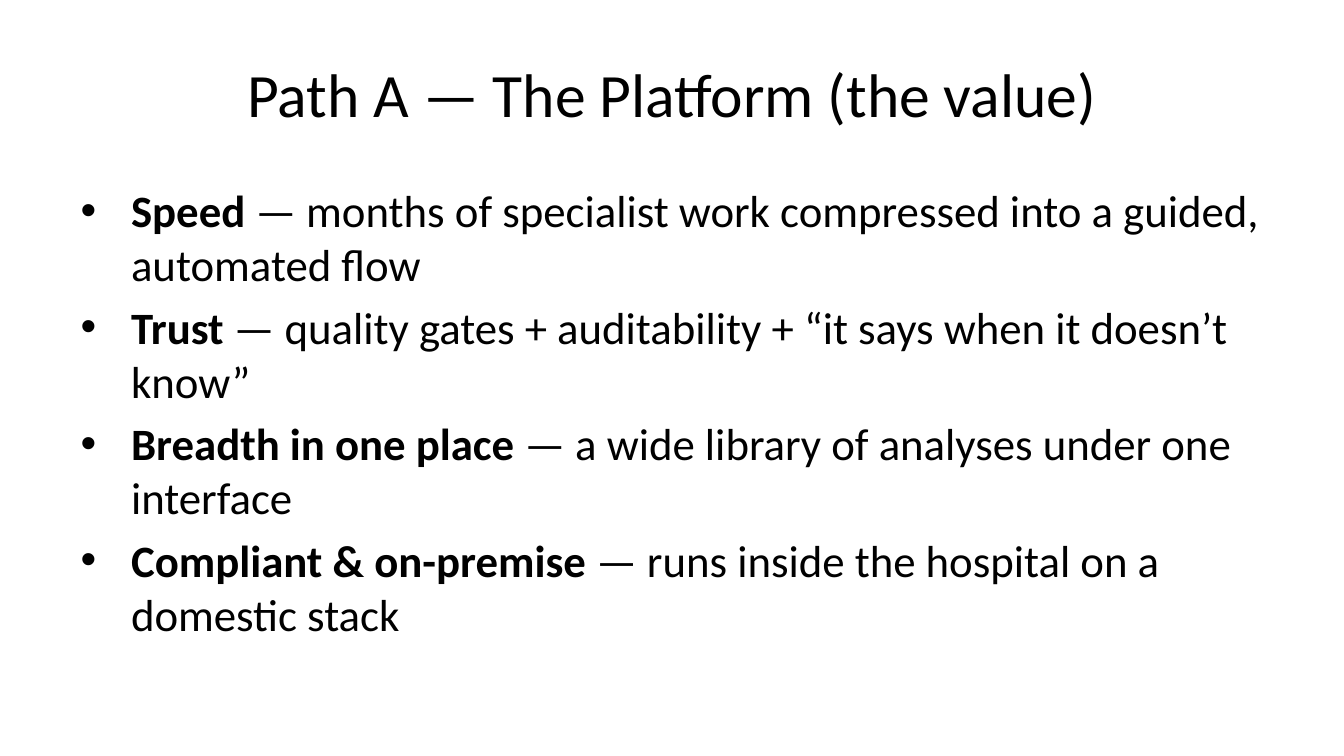
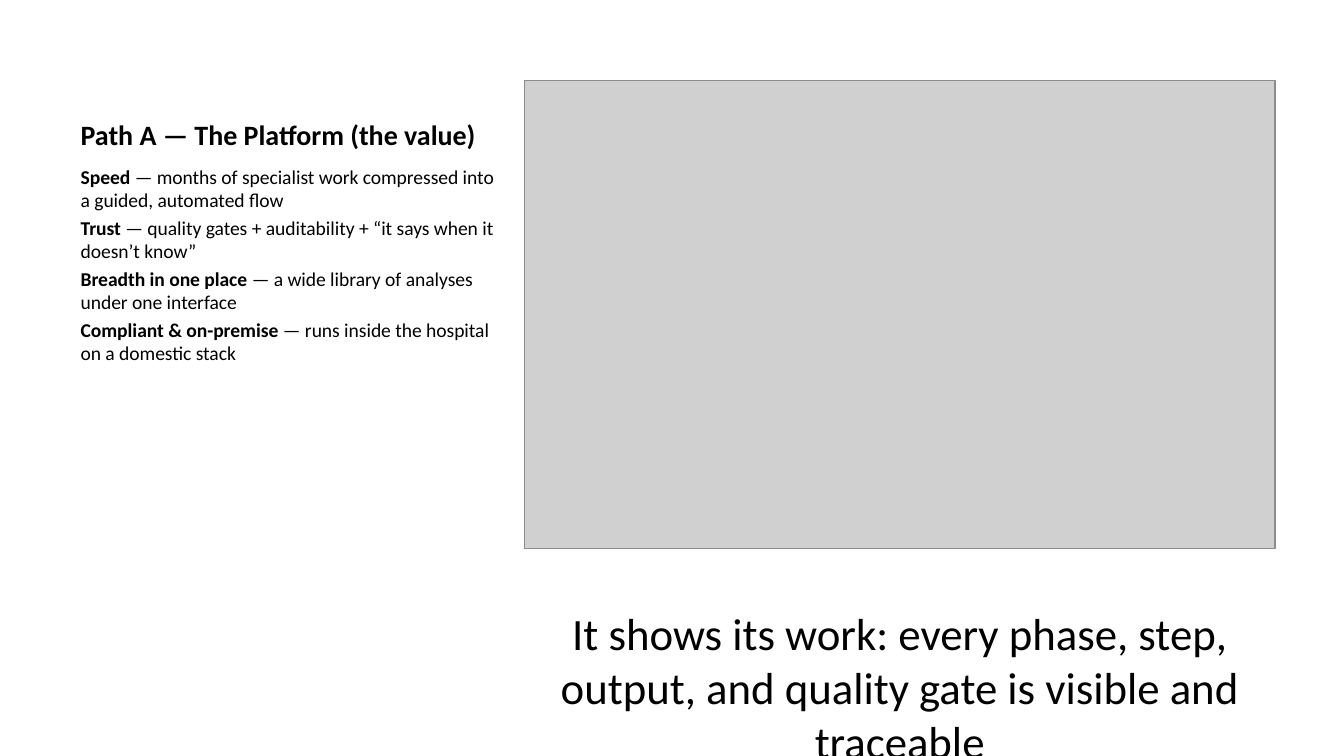
Before and after one commit to bioMate-AI/biomate-bioconductor-kb, a slide deck: slide 8 of docs/BioMate_China_Partnership_Deck_EN.pptx. Drawn at 1344x756 pixels with LibreOffice and Linux fonts; fonts in the diff are those of the drawing; grey boxes stand for pictures. Boxes give left, top, right and bottom in pixels: in the first picture for what was removed or moved away, otherwise in the second. Text is boxed around its words. In the diff, an @@ line names an element or a change of style, - is before the commit and + after.

```diff
--- a/docs/BioMate_China_Partnership_Deck_EN.pptx
+++ b/docs/BioMate_China_Partnership_Deck_EN.pptx
@@ title "Path A — The Platform ..." at [81,124,475,149]: size 33 to 15 pt, bold on; alignment centre to left; vertical alignment middle to bottom @@
@@ picture added at [524,81,1274,550] @@
@@ text "Speed — months of specialist ...": place and size @@
-text "Speed — months of specialist ..." at [131,195,1258,632]
+text "Speed — months of specialist ..." at [81,170,494,360]
@@ text "Speed — months of specialist ..." at [81,170,494,360]: size 24 to 10.5 pt; bullet • to none; less space between paragraphs @@
@@ text added at [561,619,1238,712], 24 pt, text #000000 @@
+It shows its work: every phase, step, output, and quality gate is visible and traceable
```
Also in this commit, not shown: 3 other slides changed, 9 other files.
